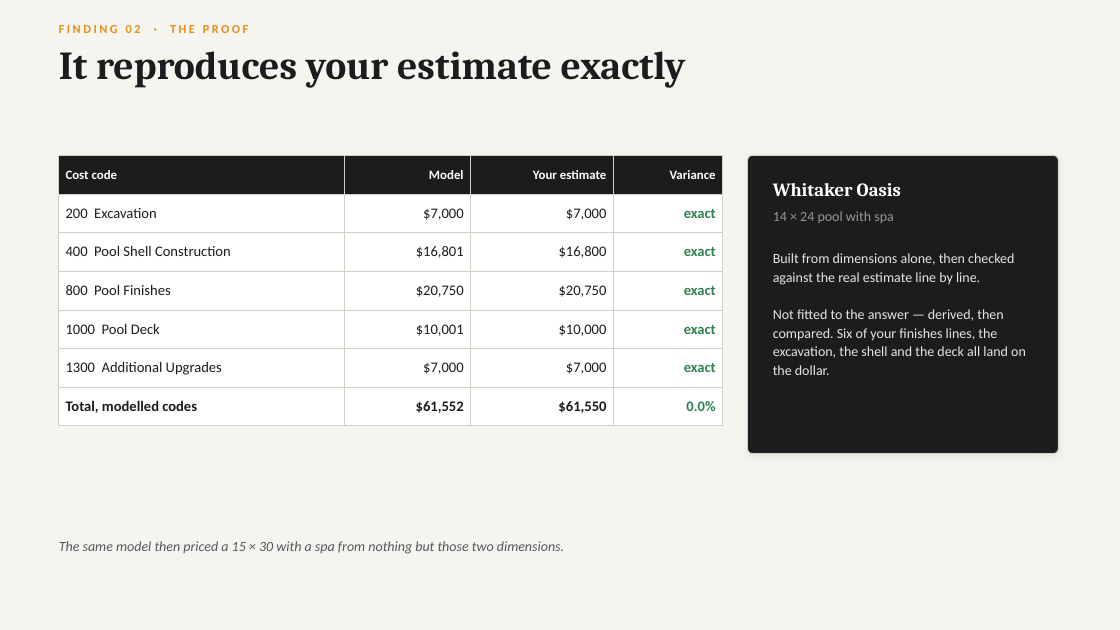
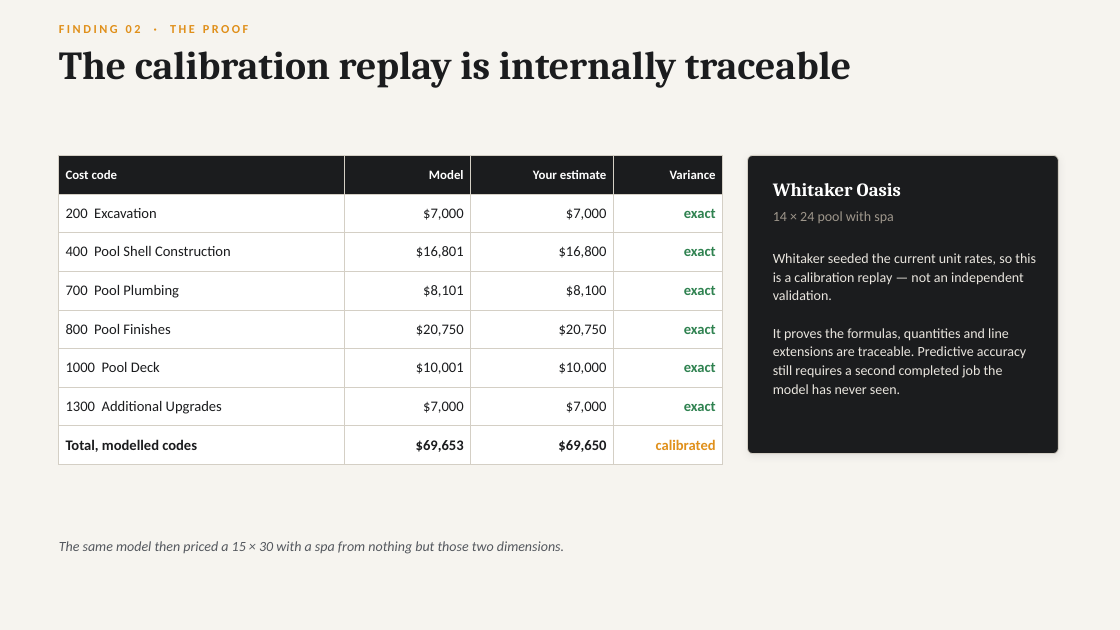
Before and after one commit to nrsandoval1231-oss/apex-operating-system, a slide deck: slide 5 of apex-strategy-deck.pptx. Drawn at 1120x630 pixels with LibreOffice and Linux fonts; fonts in the diff are those of the drawing. Boxes give left, top, right and bottom in pixels: in the first picture for what was removed or moved away, otherwise in the second. Text is boxed around its words. In the diff, an @@ line names an element or a change of style, - is before the commit and + after.

```diff
--- a/apex-strategy-deck.pptx
+++ b/apex-strategy-deck.pptx
@@ text at [59, 51, 851, 88]: text changed @@
-It reproduces your estimate exactly
+The calibration replay is internally traceable
@@ table at [59, 155, 723, 456] @@
+row 4: 700 Pool Plumbing | $8,101 | $8,100 | exact
-row 7: Total, modelled codes | $61,552 | $61,550 | 0.0%
+row 8: Total, modelled codes | $69,653 | $69,650 | calibrated
@@ text at [773, 253, 1036, 394]: text changed @@
-Built from dimensions alone, then checked against the real estimate line by line.
-Not fitted to the answer — derived, then compared. Six of your finishes lines, the excavation, the shell and the deck all land on the dollar.
+Whitaker seeded the current unit rates, so this is a calibration replay — not an independent validation.
+It proves the formulas, quantities and line extensions are traceable. Predictive accuracy still requires a second completed job the model has never seen.
```
Also in this commit, not shown: 1 other slide changed, 3 other files.
